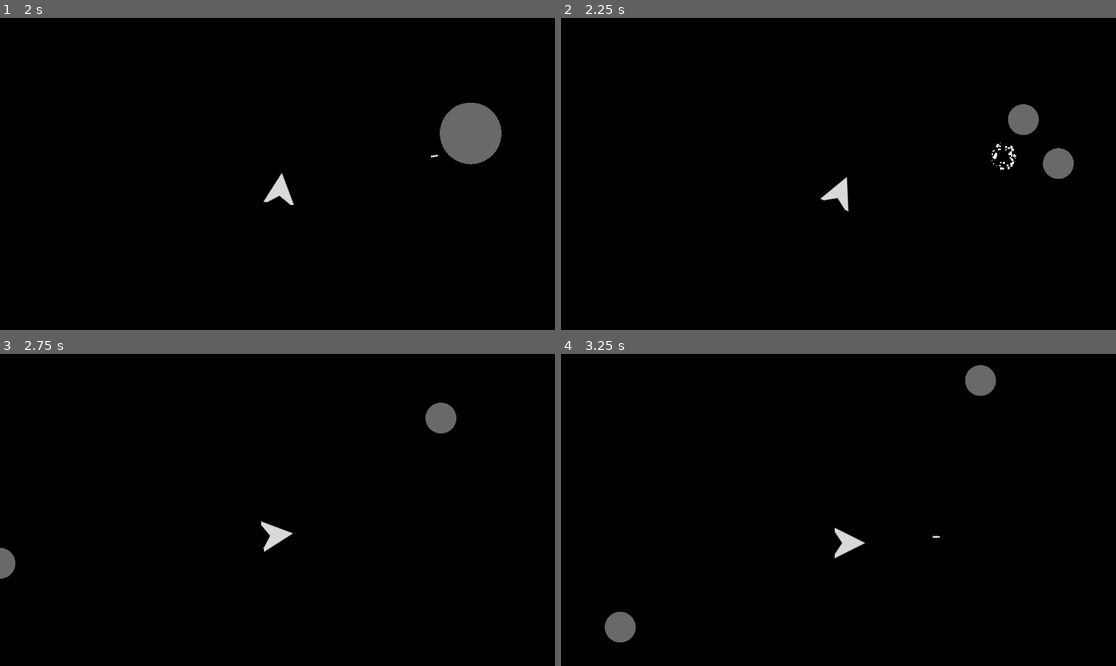
Above: before the commit, frames 1-4 (two rows, left to right).
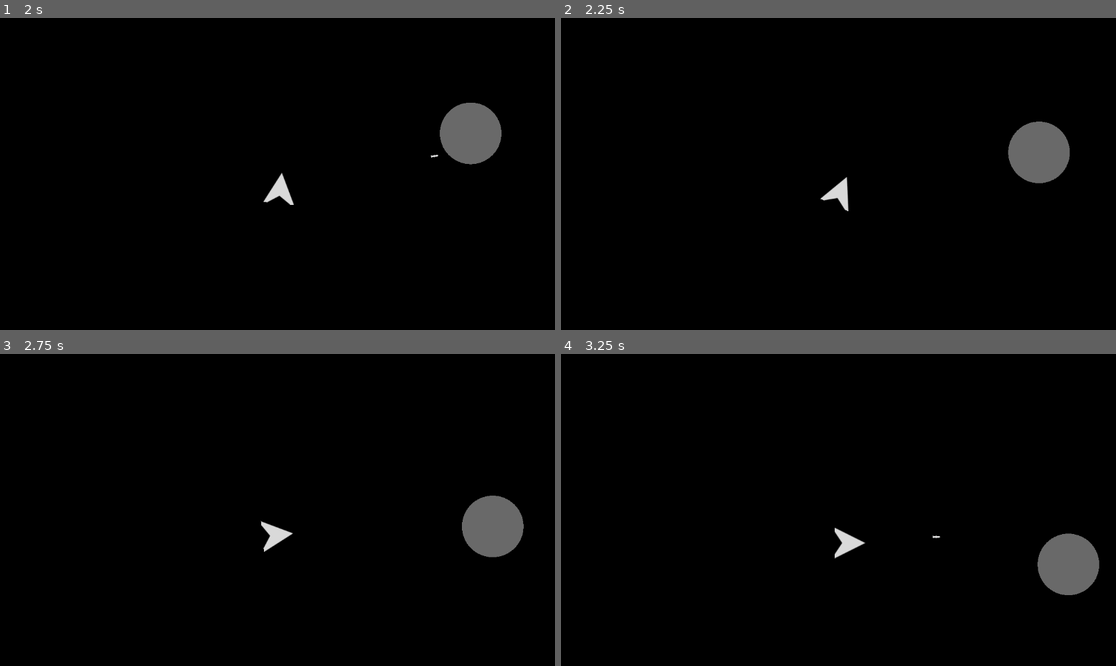
Above: after the commit, the same moments.

Repository: DevlinRocha/asteroids
Game: Godot game, scene res://scenes/main.tscn
The game is run twice, just before and just after one commit, with the same random seed, the same clock (stepped at 60 frames per second) and the same inputs.
Inputs:
- Up to frame 1 (2 s): hold D (right) 0.53-1.28 s; tap S (decelerate) at 0.6 s; hold A (left) from 1.28 s (still down); tap Space (shoot) at 1.35 s
- Up to frame 2 (2.25 s): release A (left) at 2.03 s; hold D (right) from 2.03 s (still down); tap S (decelerate) at 2.1 s
- Up to frame 3 (2.75 s): keep holding D (right)
- Up to frame 4 (3.25 s): release D (right) at 2.78 s; hold W (accelerate) from 2.78 s (still down); tap Space (shoot) at 2.85 s

Frame 1 is identical in both runs. In frame 2, 1.8% of the frame differs, in the area x 77-93%, y 27-54%; in frame 3, 2.4%; in frame 4, 2.6%, in the area x 7-97%, y 3-93%.
Error after the commit: Invalid access to property or key 'shape' on a base object of type 'null instance'. (res://scripts/asteroid.gd:30)

Commit message:
remove default collision shape

Diff:
--- a/scenes/asteroid.tscn
+++ b/scenes/asteroid.tscn
@@ -1,17 +1,11 @@
-[gd_scene load_steps=4 format=3 uid="uid://cbd7vsp0eeex4"]
+[gd_scene load_steps=3 format=3 uid="uid://cbd7vsp0eeex4"]
 
 [ext_resource type="Script" path="res://scripts/asteroid.gd" id="1_a1bsu"]
 [ext_resource type="PackedScene" uid="uid://b0aee6c2tdk3d" path="res://scenes/screen_wrap.tscn" id="2_eq1xv"]
-
-[sub_resource type="CircleShape2D" id="CircleShape2D_wiywb"]
-radius = 64.0
 
 [node name="Asteroid" type="Area2D"]
 collision_layer = 2
 collision_mask = 5
 script = ExtResource("1_a1bsu")
 
-[node name="CollisionShape2D" type="CollisionShape2D" parent="."]
-shape = SubResource("CircleShape2D_wiywb")
-
 [node name="ScreenWrap" parent="." instance=ExtResource("2_eq1xv")]
